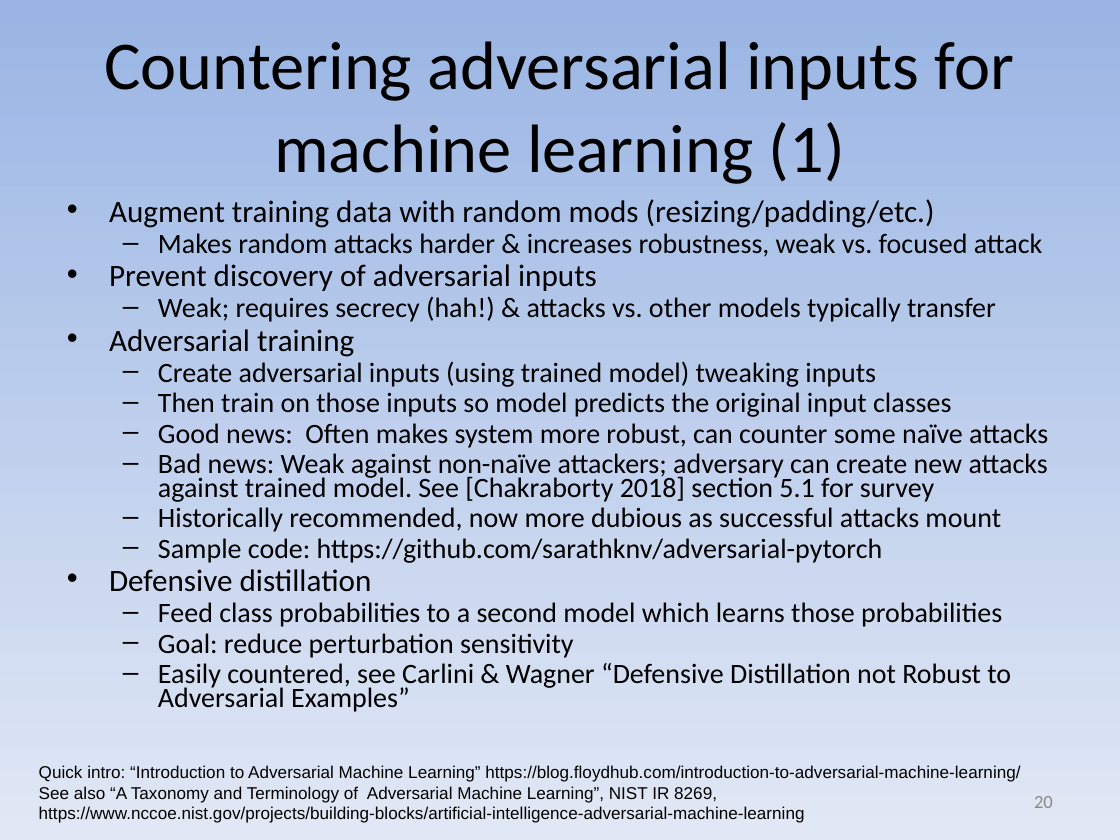
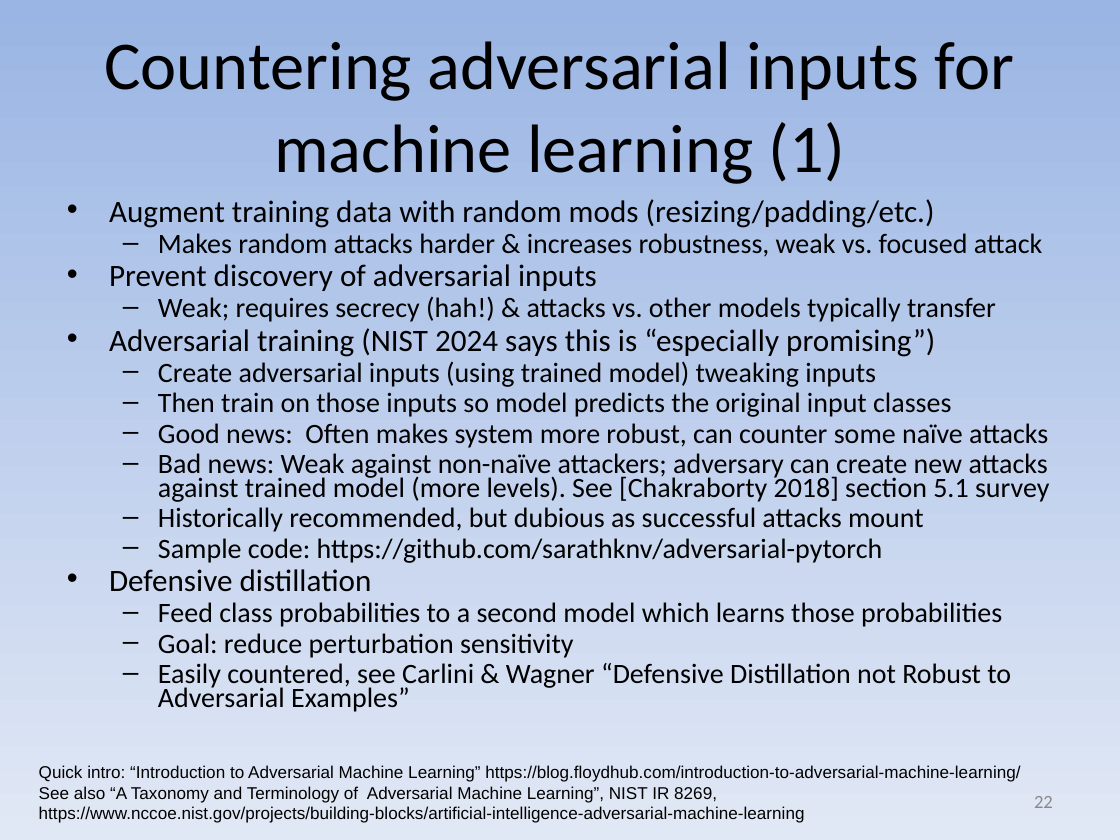
Before and after one commit to david-a-wheeler/david-a-wheeler.github.io, a slide deck: slide 22 of secure-class/presentations/AI-ML-Security.ppt (slide 20 before the commit). Drawn at 1120x840 pixels with LibreOffice and Linux fonts; fonts in the diff are those of the drawing. Boxes give left, top, right and bottom in pixels: in the first picture for what was removed or moved away, otherwise in the second. Text is boxed around its words. In the diff, an @@ line names an element or a change of style, - is before the commit and + after.

Commit message:
Update AI/ML presentation
In particular, add citations for NIST 2024 taxonomy

```diff
--- a/secure-class/presentations/AI-ML-Security.ppt
+++ b/secure-class/presentations/AI-ML-Security.ppt
@@ text at [109, 328, 935, 357]: text changed @@
-• Adversarial training
+• Adversarial training (NIST 2024 says this is “especially promising”)
@@ text at [158, 453, 1049, 532]: text changed @@
-  – Bad news: Weak against non-naïve attackers; adversary can create new attacks against trained model. See [Chakraborty 2018] section 5.1 for survey
-  – Historically recommended, now more dubious as successful attacks mount
+  – Bad news: Weak against non-naïve attackers; adversary can create new attacks against trained model (more levels). See [Chakraborty 2018] section 5.1 survey
+  – Historically recommended, but dubious as successful attacks mount
@@ page number at [1034, 796, 1053, 808]: text changed @@
-20
+22
```
Also in this commit, not shown: 11 other slides changed, 3 slides added.
